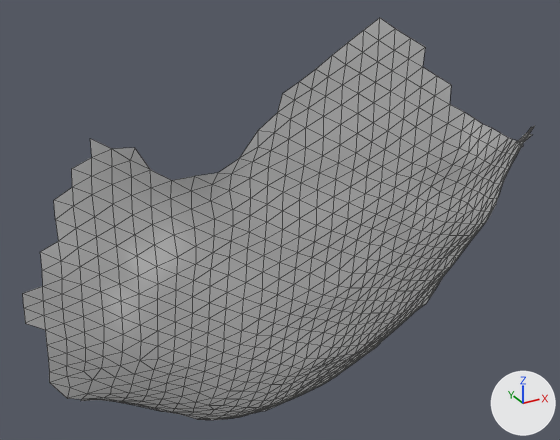
What one commit did to the OBJ model res/final/onecam_fullvolume/cleanedup/FullVolium.000026.obj.
Camera for both pictures: a 50 mm lens placed at (45.1, -624.6, 804.3), pointed at (114.1, -499.2, 741.6). The lights are fixed; the arrows at lower right show +X, +Y and +Z. Mesh edges are drawn as thin lines. Where no turn or scale is listed for an object, it has been applied to the vertices.

Script lines for the objects in view, before the commit:
```python
me_fullvolium_000026 = bpy.data.meshes.new('FullVolium.000026')
me_fullvolium_000026.from_pydata(...)  # 809 vertices, 1525 faces; spans x 60.9..174.4, y -531.8..-477.5, z 683.1..785.9
ob_fullvolium_000026 = bpy.data.objects.new('FullVolium.000026', me_fullvolium_000026)
ob_fullvolium_000026.location = (0.0, 0.0, 0.0)
```
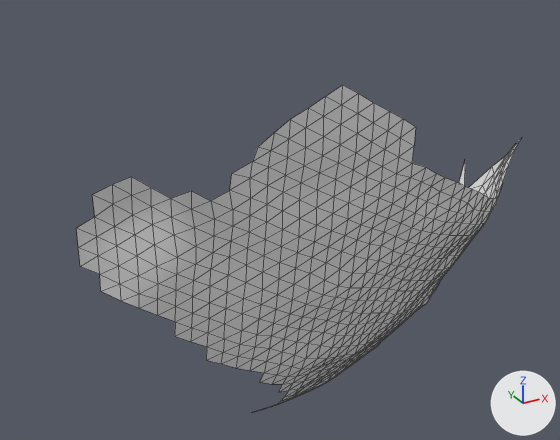
Pixel boxes [x1, y1, x2, y2] of what changed, in the pictures (560 x 440 px):
'FullVolium.000026', reshaped (13% narrower, 20% shorter): before [23, 18, 534, 420]; after [77, 85, 521, 408]
part 1 of me_fullvolium_000026, deleted: before [23, 18, 534, 420]

What the commit changed:
me_fullvolium_000026 is used by ob_fullvolium_000026; location (0.0, 0.0, 0.0).
me_fullvolium_000026 had 809 vertices, 1525 faces and spanned x 60.9..174.4, y -531.8..-477.5, z 683.1..785.9.
me_fullvolium_000026 now has 524 vertices, 958 faces and spans x 69.3..173.5, y -530.7..-486.6, z 695.2..776.4.
Part 1, on me_fullvolium_000026:
285 vertices are removed from x 60.9..174.4, y -531.8..-477.5, z 683.1..785.9.
567 faces are deleted.
